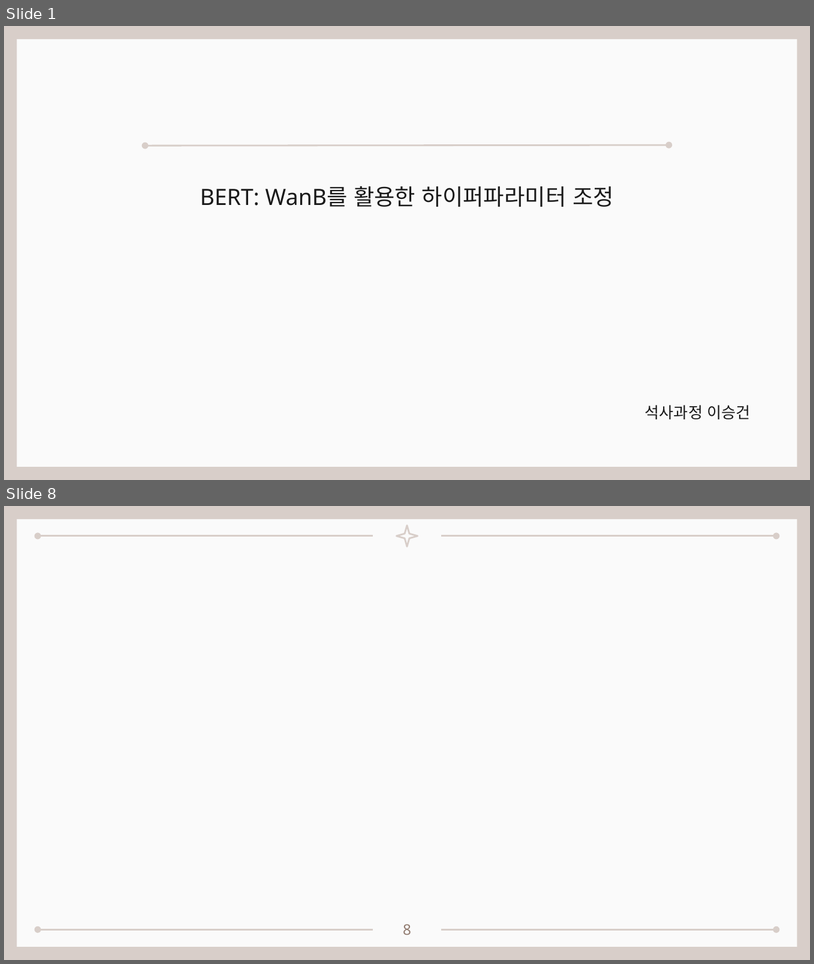
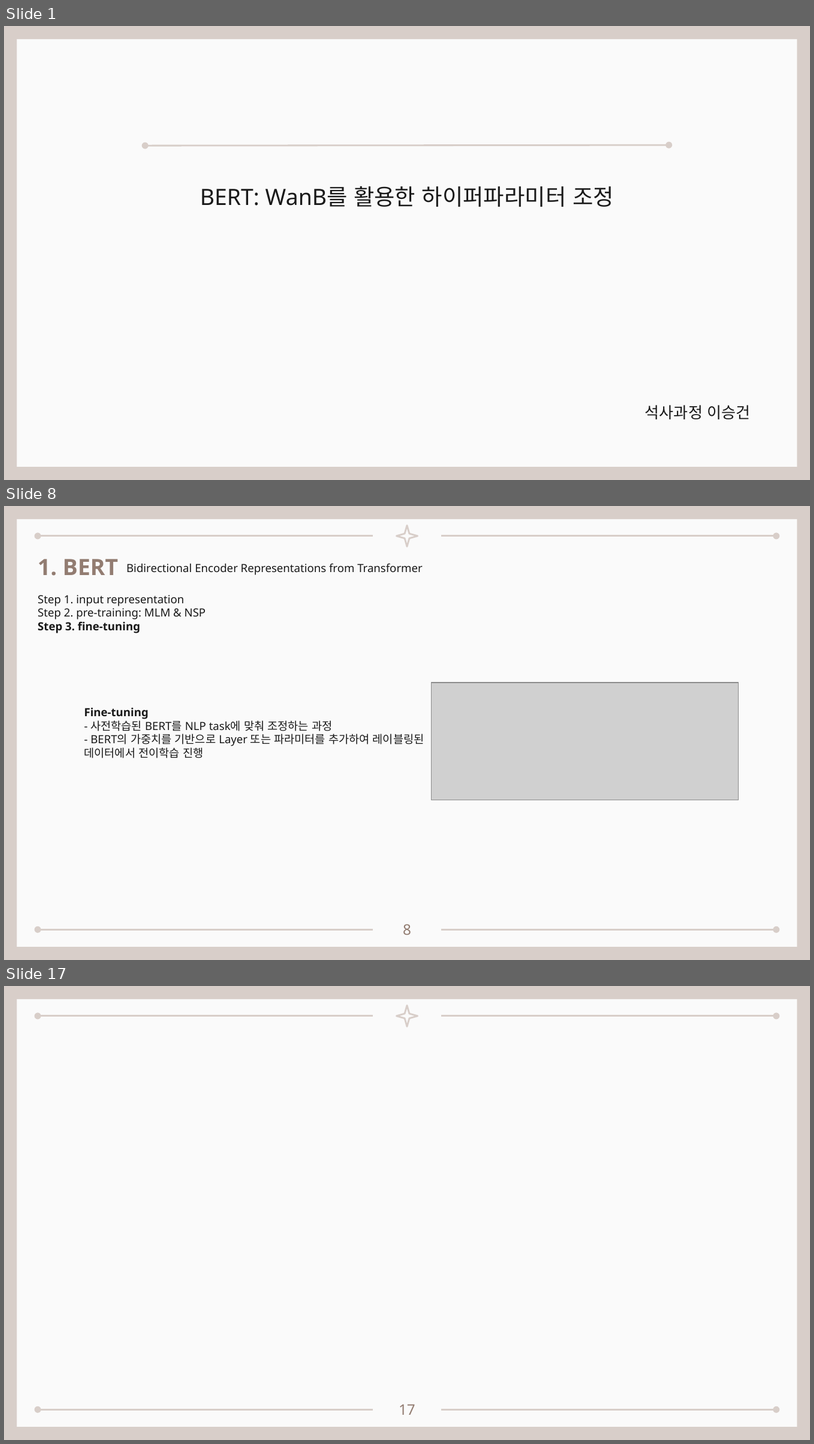
Before and after one commit to seungdeng/DELab, a slide deck: PPT/DSLab_이승건_BERT멘토링발표.pptx. Shown one above the other, each under a label of ours: slides 1 and 8 before the commit, slides 1, 8 and 17 after it; the slides between them are not shown. The pictures are 814x964 and 814x1444 pixels, drawn with LibreOffice and Linux fonts; fonts in the diff are those of the drawing; grey boxes stand for pictures. Boxes give left, top, right and bottom in pixels: in the first picture for what was removed or moved away, otherwise in the second. Text is boxed around its words. In the diff, an @@ line names an element or a change of style, - is before the commit and + after.

```diff
--- a/PPT/DSLab_이승건_BERT멘토링발표.pptx
+++ b/PPT/DSLab_이승건_BERT멘토링발표.pptx
@@ slide 8 added at [4,506,810,960], background #D8CEC9; not listed: 6 template elements that a slide beside it also shows @@
@@ text added at [38,559,118,576], 20 pt, text #927C71, bold @@
+1. BERT
@@ text added at [126,563,423,575], 10 pt, text #191919 @@
+Bidirectional Encoder Representations from Transformer
@@ text added at [38,595,206,633], 10 pt, text #191919 @@
+Step 1. input representation
+Step 2. pre-training: MLM & NSP
+Step 3. fine-tuning
@@ picture added at [431,682,738,799] @@
@@ text added at [84,708,425,758], 10 pt, text #191919 @@
+Fine-tuning
+- 사전학습된 BERT를 NLP task에 맞춰 조정하는 과정
+- BERT의 가중치를 기반으로 Layer 또는 파라미터를 추가하여 레이블링된 데이터에서 전이학습 진행
@@ page number added at [403,924,411,934], 13 pt, text #927C71 @@
+8
@@ what was slide 8 is now slide 17 @@
@@ page number at [399,1404,416,1414]: text changed @@
-8
+17
```
Also in this commit, not shown: 1 slide changed, 13 other slides added, 5 slides removed, 3 other files.
